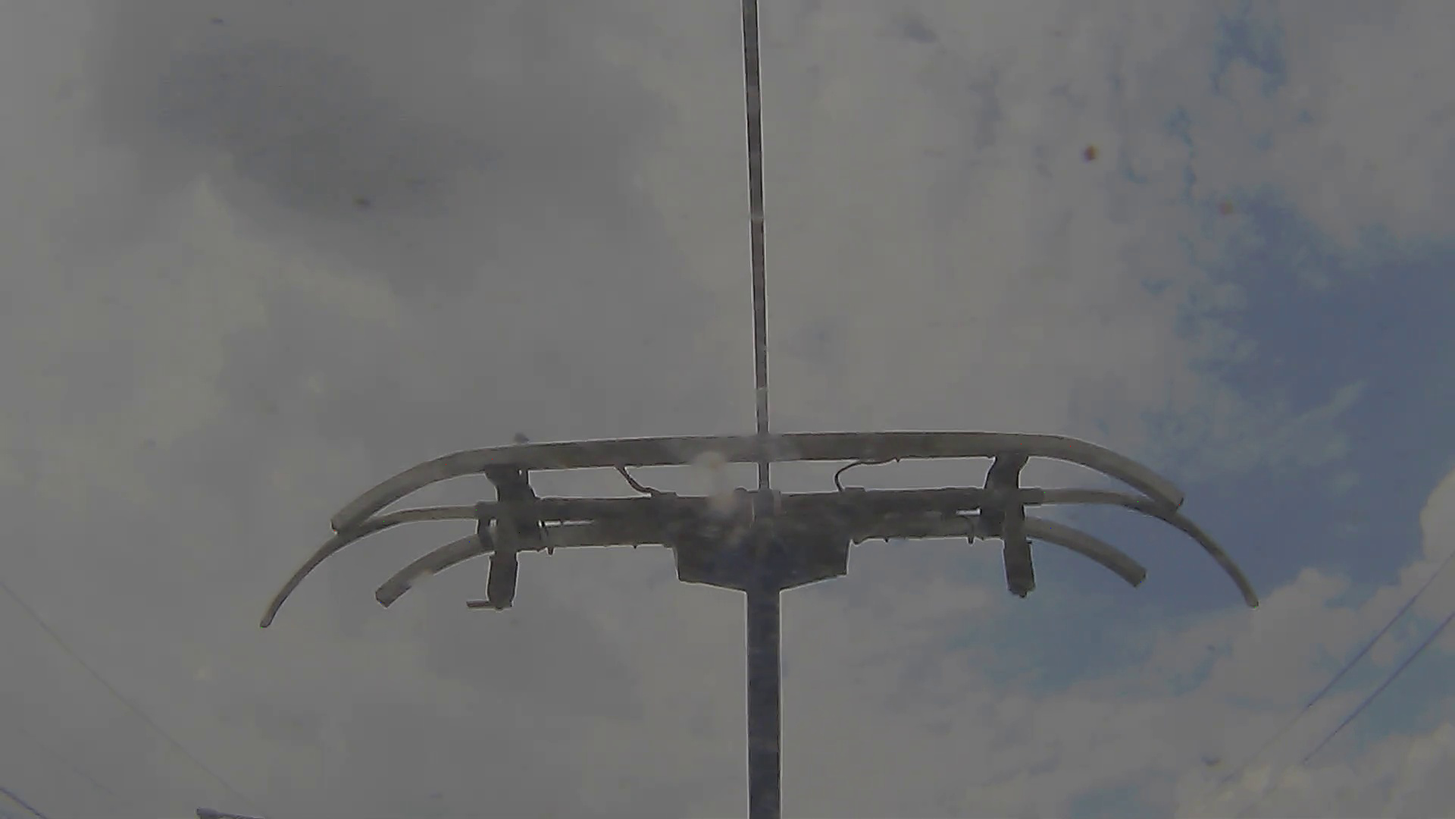
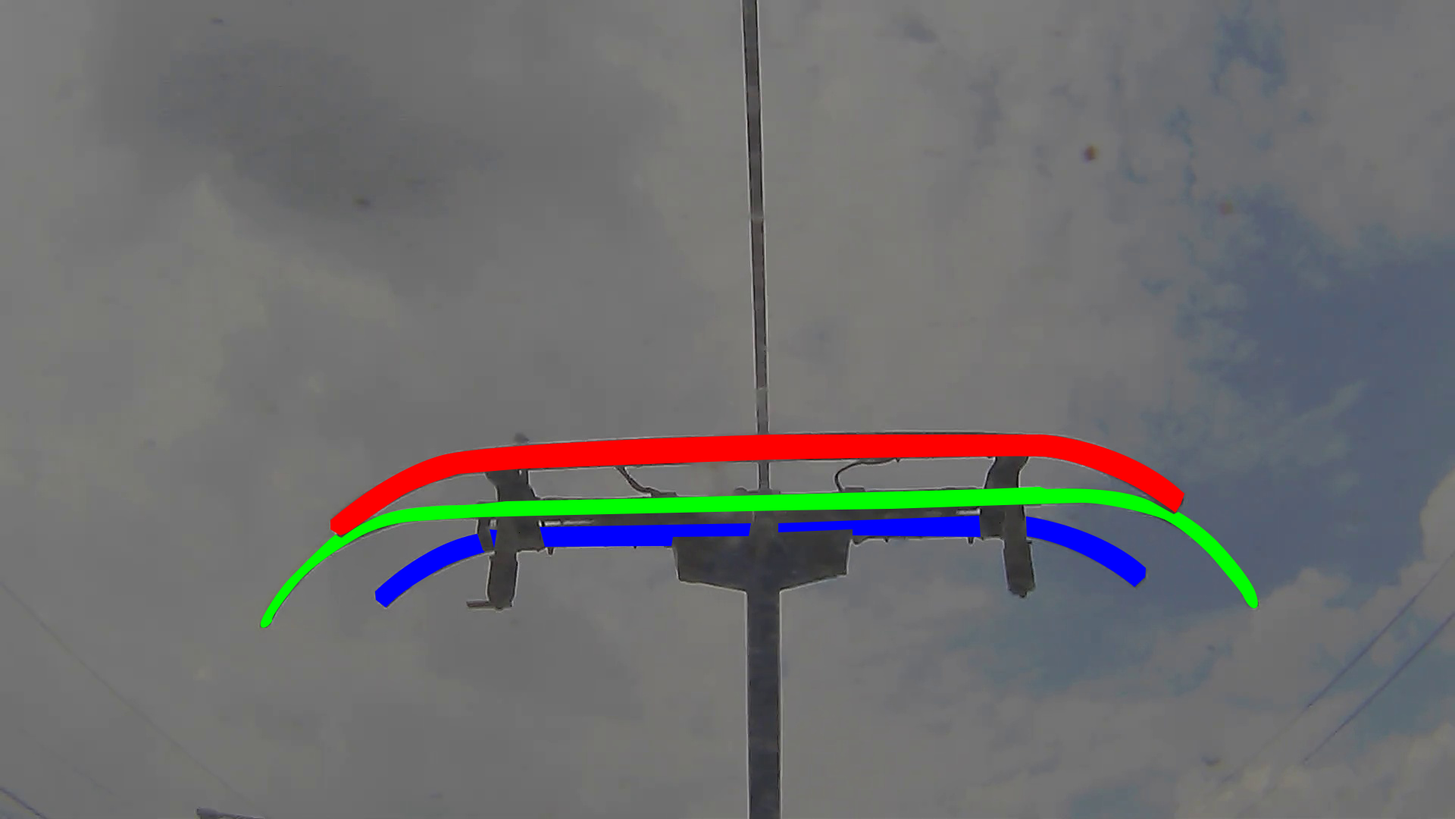
Layered file, before and after one edit (1455×819). Changes by layer:
showed "mask" (1st of 3, in "front_bar") over [330, 434, 1185, 536]
showed "mask" (2nd of 3, in "middle_bar") over [259, 486, 1259, 628]
showed "mask" (3rd of 3, in "rear_bar") over [375, 515, 1147, 608]
